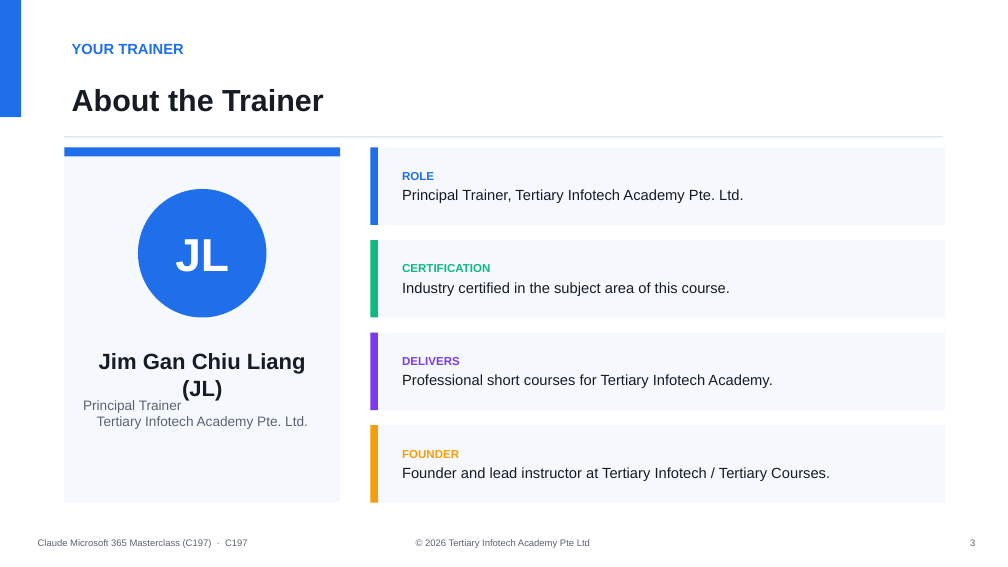
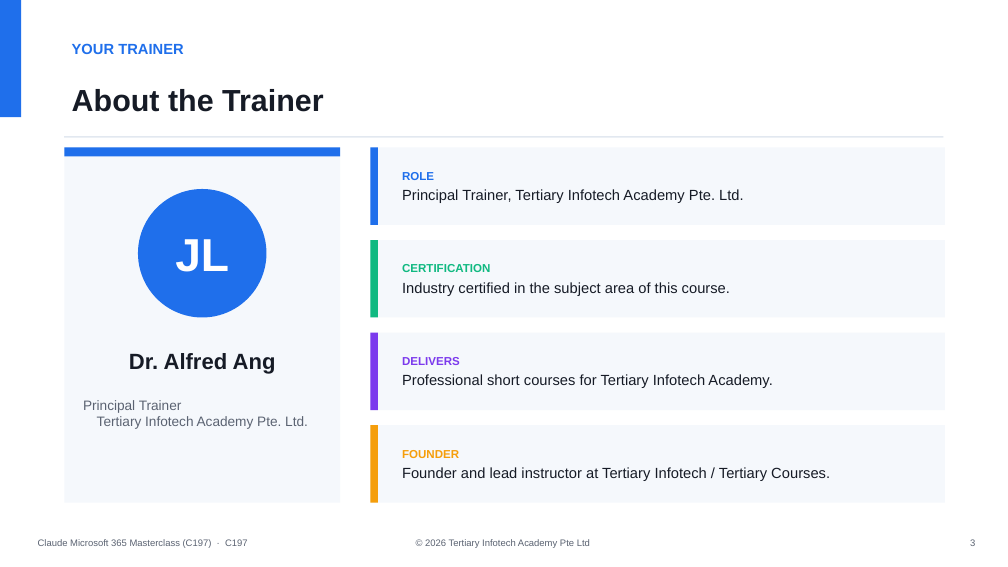
Before and after one commit to tertiarycourses/C197-Claude-Microsoft-365-Masterclass, a slide deck: slide 4 of courseware/Claude Microsoft 365 Masterclass (C197)-v3.0.pptx. Drawn at 1008x567 pixels with LibreOffice and Linux fonts; fonts in the diff are those of the drawing. Boxes give left, top, right and bottom in pixels: in the first picture for what was removed or moved away, otherwise in the second. Text is boxed around its words. In the diff, an @@ line names an element or a change of style, - is before the commit and + after.

```diff
--- a/courseware/Claude Microsoft 365 Masterclass (C197)-v3.0.pptx
+++ b/courseware/Claude Microsoft 365 Masterclass (C197)-v3.0.pptx
@@ text at (129, 353, 276, 374): text changed @@
-Jim Gan Chiu Liang (JL)
+Dr. Alfred Ang
```
Also in this commit, not shown: 2 other slides changed, 49 other files.
